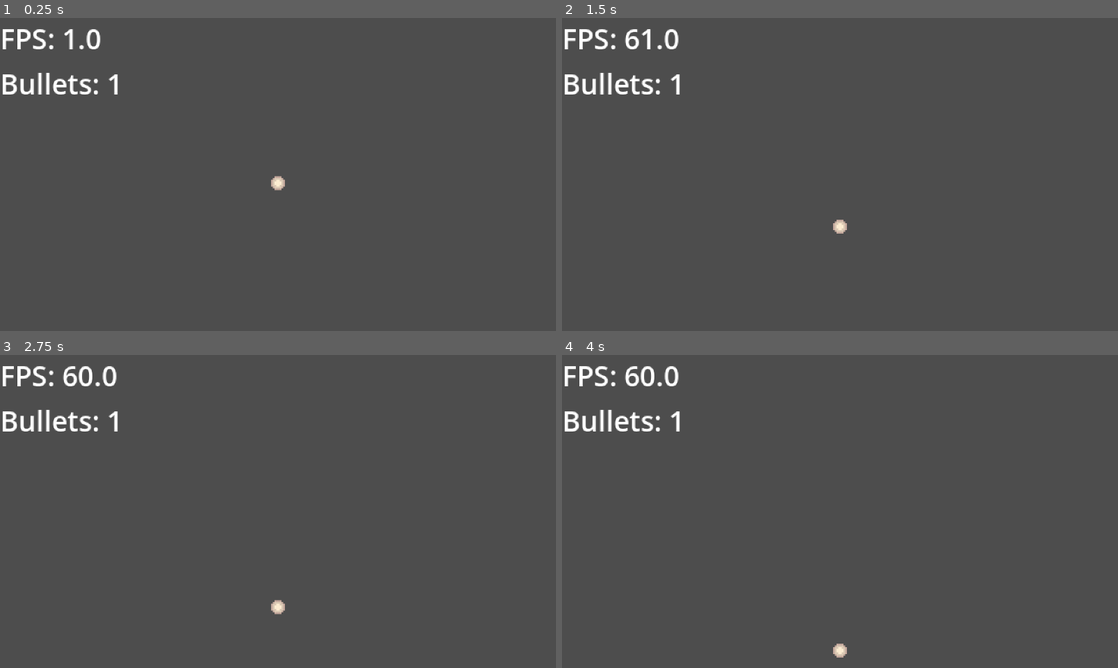
Above: before the commit, frames 1-4 (two rows, left to right).
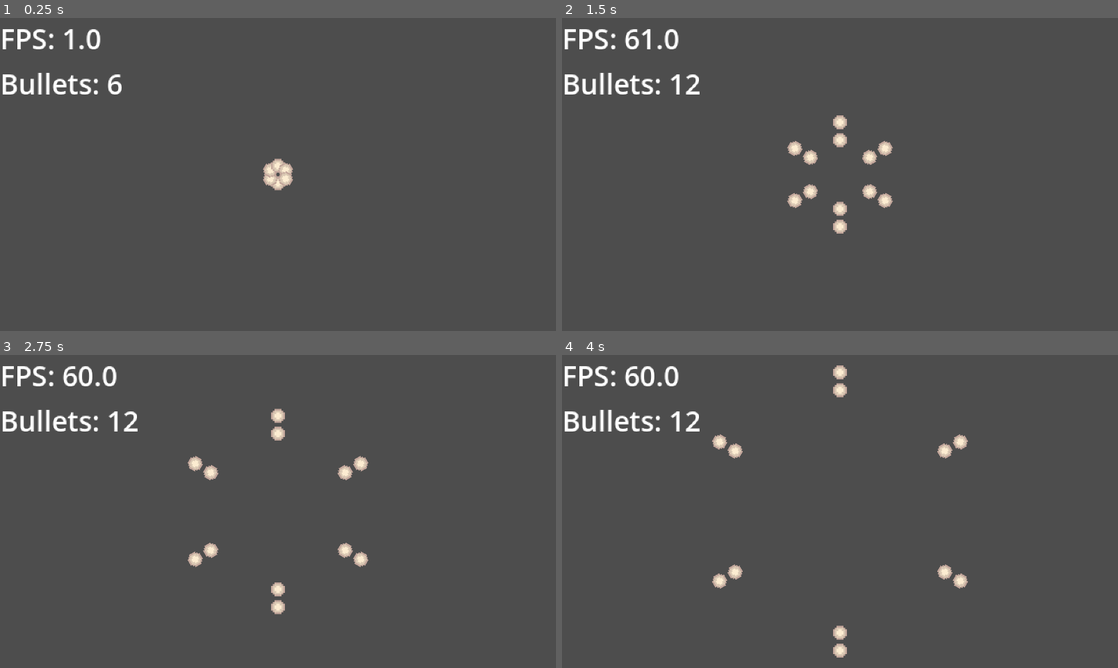
Above: after the commit, the same moments.

Repository: storkgreen25/Another-One-Bullet-Hell-Engine--Godot-
Game: Godot game, scene res://world.tscn
Two runs of this game, one before a commit and one after it. Both use one fixed random seed, a clock stepped at 60 frames per second and the inputs below.
Inputs:
- Up to frame 1 (0.25 s): no input
- Up to frame 2 (1.5 s): tap Enter (ui_accept) at 0.5, 0.6, 0.77, 1.07, 1.35 s
- Up to frame 3 (2.75 s): tap Enter (ui_accept) at 1.52, 1.82, 2.1 s
- Up to frame 4 (4 s): tap Enter (ui_accept) at 2.85, 3.02, 3.32, 3.6, 3.77 s

The runs differ from the first frame. In frame 1, 0.4% of the frame differs, in the area x 19-53%, y 18-54%; in frame 2, 1.1%, in the area x 22-60%, y 18-64%; in frame 3, 1.1%; in frame 4, 1.1%.

Commit message:
Spawner deactivation

Diff:
--- a/spawners/spawner.gd
+++ b/spawners/spawner.gd
@@ -6,6 +6,7 @@
 
 @export var scene_to_spawn: PackedScene
 @export var activated: bool = false
+var deactivated: bool = false
 
 func _ready() -> void:
 	if activated: activate()
@@ -24,9 +25,13 @@
 
 #DEFAULT FUNCS
 func activate() -> void:
+	deactivated = false
 	emit_signal("started")
 	spawner_logic()
 	emit_signal("finished")
+
+func deactivate() -> void:
+	deactivated = true
 
 func spawn() -> void:
 	var instance: Node = scene_to_spawn.instantiate()
--- a/spawners/spawner_projectiles.gd
+++ b/spawners/spawner_projectiles.gd
@@ -20,6 +20,8 @@
 			custom_angle -= (( stats.type_amount - 1 ) * stats.type_gap) / 2
 
 	for y in stats.type_amount:
+
+		if deactivated: return
 
 		spawn()
 
@@ -57,6 +59,7 @@
 	while (havent_shot or stats.layers_infinite):
 		#LAYER
 		for x in stats.layers_amount:
+			if deactivated: return
 			if stats.color_cycle: color_control()
 
 			#SPREAD
--- a/world.gd
+++ b/world.gd
@@ -1,5 +1,8 @@
 extends Node2D
 @onready var fps: Label = $Label
+@onready var spawner: SpawnerProjectiles = $SpawnerProjectiles
 
 func _process(_delta: float) -> void:
 	fps.text = "FPS: " + str(Engine.get_frames_per_second()) + "\nBullets: " + str(get_tree().get_node_count_in_group("Enemy Projectile"))
+	if Input.is_action_just_pressed("ui_accept"):
+		spawner.deactivate()
--- a/world.tscn
+++ b/world.tscn
@@ -7,6 +7,9 @@
 
 [sub_resource type="Resource" id="Resource_aqk2v"]
 script = ExtResource("3_aqk2v")
+spawn_type = 1
+type_amount = 6
+layers_infinite = true
 metadata/_custom_type_script = "uid://dwn3fd1taydem"
 
 [node name="World" type="Node2D"]
